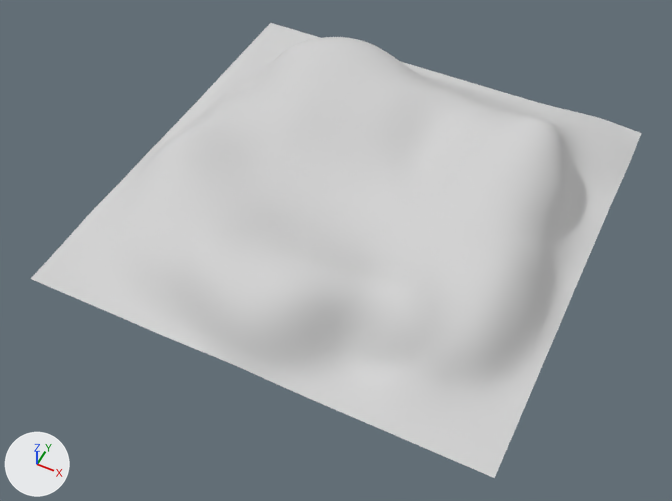
The OBJ model KAOS/Data/Models/landscape attempt.obj, before and after one commit.
The view is the same before and after, from a 50 mm camera at (38.3, -75.0, 84.7) aimed at (2.8, -4.0, -4.1). The lights are fixed; the arrows at lower left show +X, +Y and +Z. Where no turn or scale is listed for an object, it has been applied to the vertices.

In view in the first picture: 'Landscape'.
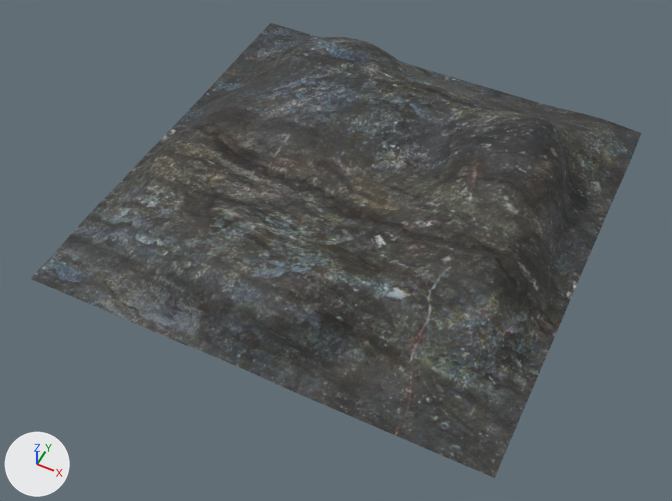
Changed parts and their boxes (x1, y1, x2, y2) in the pictures (672 x 501 px):
'Landscape', surface changed (white to grey)
    both: (31, 23, 641, 478)

What the commit changed:
Picture 'rock_grey2.tga' (img_rock_grey2_tga) is new.
In material 'Material' (mat_material), base_color is no longer (0.64, 0.64, 0.64), light grey #d1d1d1.
In material 'Material' (mat_material), texture is now set to img_rock_grey2_tga.
